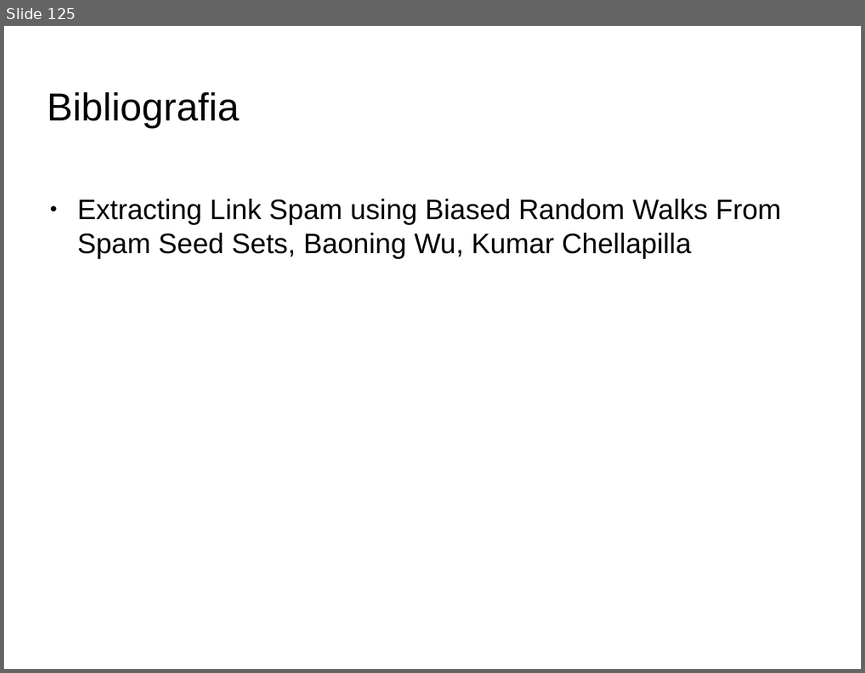
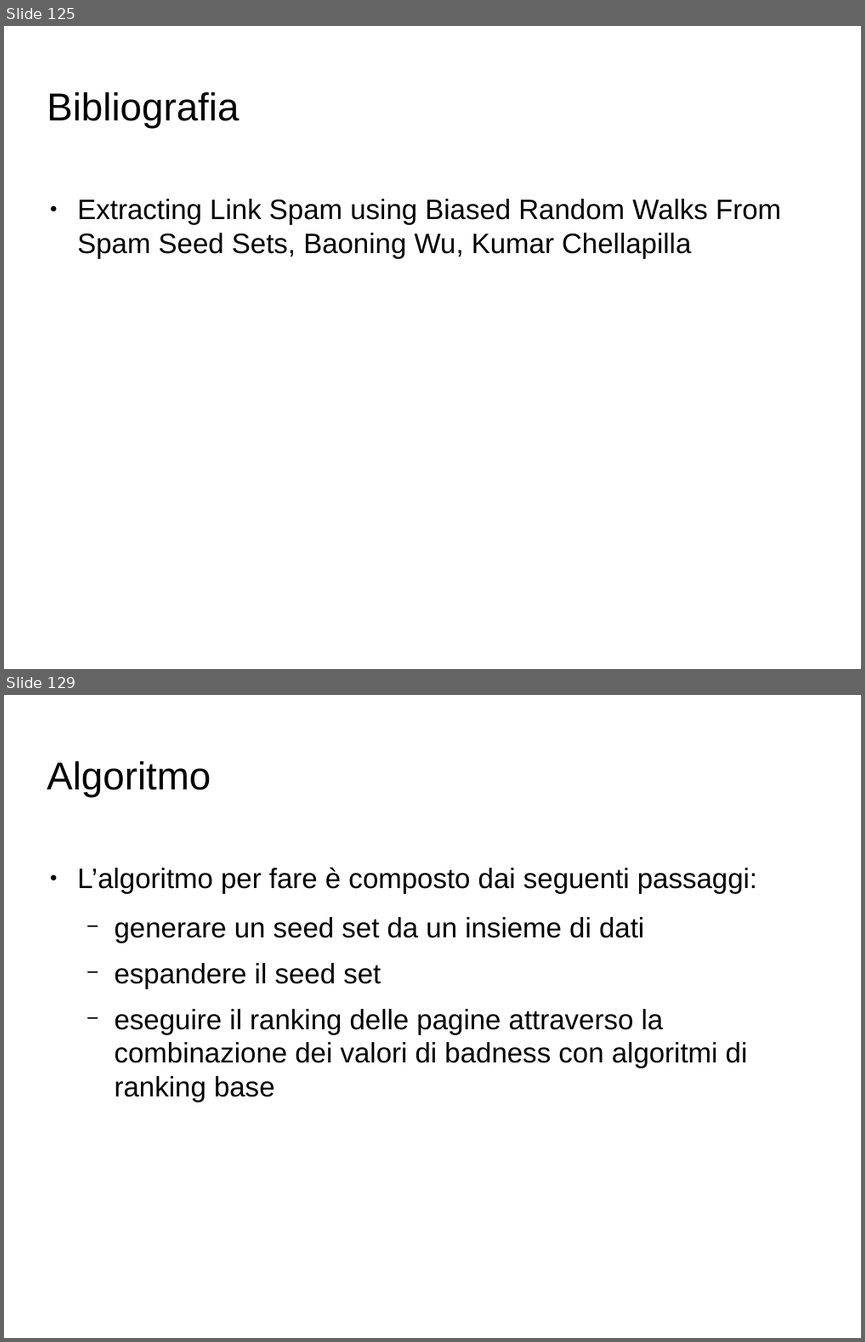
Before and after one commit to Toolanto/presentation, a slide deck: presentazione.odp. Shown one above the other, each under a label of ours: slide 125 before the commit, slides 125 and 129 after it; the slides between them are not shown. The pictures are 865x673 and 865x1342 pixels, drawn with LibreOffice and Linux fonts; fonts in the diff are those of the drawing; background and template pictures are left out. Boxes give left, top, right and bottom in pixels: in the first picture for what was removed or moved away, otherwise in the second. Text is boxed around its words. In the diff, an @@ line names an element or a change of style, - is before the commit and + after.

```diff
--- a/presentazione.odp
+++ b/presentazione.odp
@@ slide 129 added at <box>4,695,861,1338</box>, background picture (left out) @@
@@ title added at <box>46,761,211,798</box>, 36 pt, text #000000 @@
+Algoritmo
@@ text added at <box>77,867,757,1101</box>, 26 pt, text #000000 @@
+● L’algoritmo per fare è composto dai seguenti passaggi:
+  − generare un seed set da un insieme di dati
+  − espandere il seed set
+  − eseguire il ranking delle pagine attraverso la combinazione dei valori di badness con algoritmi di ranking base
```
Also in this commit, not shown: 1 slide changed, 52 other slides added.
